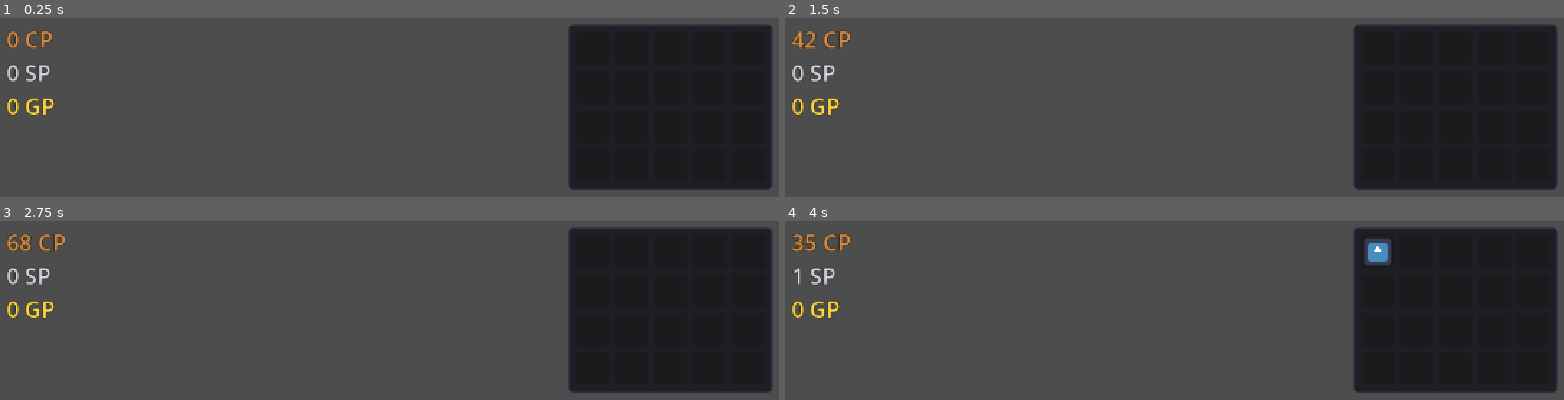
Above: before the commit, frames 1-4 (two rows, left to right).
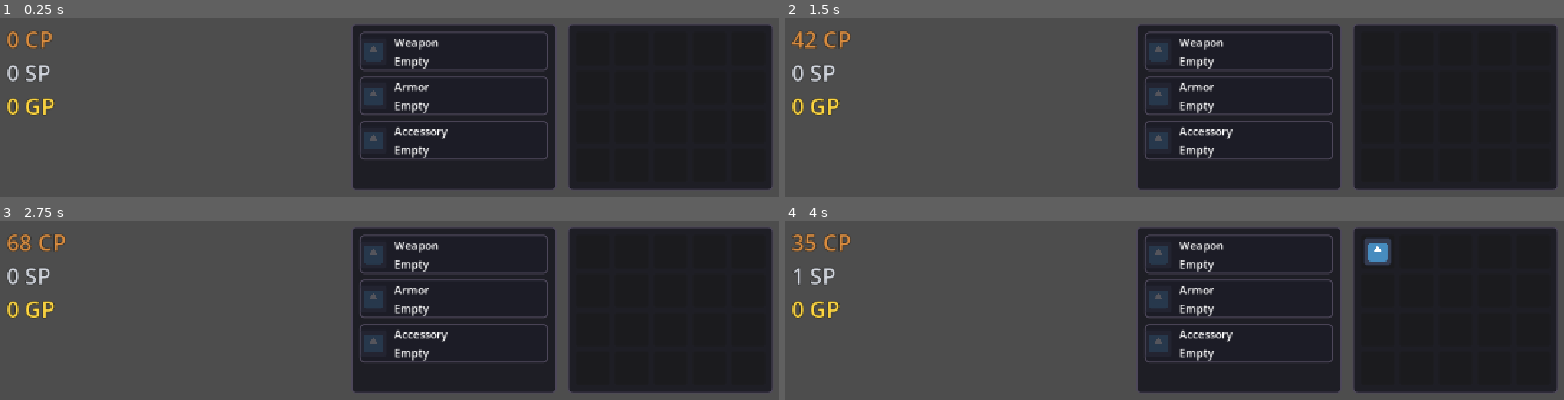
Above: after the commit, the same moments.

Repository: Aranha246/project-idle-fantasy
Game: Godot game, scene res://scenes/Main.tscn
Same seed, same stepped clock (60 frames per second), same inputs: the game is played once before the commit and once after it. The engine's default icon, where the game draws it, is replaced by a stand-in: a white triangle on a blue panel in a dark square.
Inputs:
- Up to frame 1 (0.25 s): no input
- Up to frame 2 (1.5 s): tap Enter at 0.5 s; tap Space at 1.25 s
- Up to frame 3 (2.75 s): tap Enter at 2 s
- Up to frame 4 (4 s): tap Space at 2.75 s; tap Enter at 3.5 s

The runs differ from the first frame. In frame 1, 23% of the frame differs, in the area x 45-72%, y 3-97%; in frame 2, 23%; in frame 3, 23%; in frame 4, 23%.

Commit message:
feat: implement decoupled equipment system with drag-and-drop UI

Diff:
--- a/project.godot
+++ b/project.godot
@@ -21,6 +21,7 @@
 CurrencyManager="*res://scripts/core/CurrencyManager.gd"
 IdleQuestManager="*res://scripts/core/IdleQuestManager.gd"
 InventoryManager="*res://scripts/core/InventoryManager.gd"
+EquipmentManager="*res://scripts/core/EquipmentManager.gd"
 
 [display]
 
--- /dev/null
+++ b/scenes/ui/EquipmentUI.tscn
@@ -0,0 +1,36 @@
+[gd_scene load_steps=3 format=3]
+
+[ext_resource type="Script" path="res://scripts/ui/EquipmentUI.gd" id="1_equip"]
+
+[sub_resource type="StyleBoxFlat" id="StyleBoxFlat_equipment"]
+content_margin_left = 12.0
+content_margin_top = 12.0
+content_margin_right = 12.0
+content_margin_bottom = 12.0
+bg_color = Color(0.0901961, 0.0901961, 0.121569, 0.858824)
+border_width_left = 2
+border_width_top = 2
+border_width_right = 2
+border_width_bottom = 2
+border_color = Color(0.301961, 0.278431, 0.352941, 1)
+corner_radius_top_left = 6
+corner_radius_top_right = 6
+corner_radius_bottom_right = 6
+corner_radius_bottom_left = 6
+
+[node name="EquipmentUI" type="PanelContainer"]
+anchors_preset = 1
+anchor_left = 1.0
+anchor_right = 1.0
+offset_left = -632.0
+offset_top = 24.0
+offset_right = -336.0
+offset_bottom = 264.0
+grow_horizontal = 0
+theme_override_styles/panel = SubResource("StyleBoxFlat_equipment")
+script = ExtResource("1_equip")
+
+[node name="EquipmentList" type="VBoxContainer" parent="."]
+unique_name_in_owner = true
+layout_mode = 2
+theme_override_constants/separation = 8
--- a/scripts/Main.gd
+++ b/scripts/Main.gd
@@ -10,6 +10,7 @@
 const UI_SCENES: Array[String] = [
 	"res://scenes/ui/HUD.tscn",
 	"res://scenes/ui/InventoryUI.tscn",
+	"res://scenes/ui/EquipmentUI.tscn",
 ]
 
 ## CanvasLayer level used to host UI scenes that are not one already.
--- /dev/null
+++ b/scripts/core/EquipmentManager.gd
@@ -0,0 +1,103 @@
+extends Node
+## Autoload singleton that owns the player's equipped items.
+##
+## Equipment is stored in a fixed, strongly-typed array of exactly three slots
+## (Weapon, Armor, Accessory); an empty slot is represented by `null`. This is a
+## deliberate choice over a generic Dictionary so every access is statically
+## typed. Changes are broadcast exclusively through `SignalBus.equipment_updated`,
+## keeping the UI and every other system decoupled from this manager.
+
+## Canonical slot names, ordered so the array index matches the numeric value of
+## `ItemData.EquipmentSlot`: 0 -> WEAPON, 1 -> ARMOR, 2 -> ACCESSORY.
+const SLOT_NAMES: Array[String] = ["WEAPON", "ARMOR", "ACCESSORY"]
+
+var _equipped: Array[ItemData] = []
+
+
+func _ready() -> void:
+	# All three slots start empty (`null`).
+	_equipped.resize(SLOT_NAMES.size())
+
+
+## Returns the item equipped in `slot`, or `null` when the slot is empty or the
+## slot name is invalid.
+func get_equipped(slot: String) -> ItemData:
+	var slot_index: int = _slot_index(slot)
+	if slot_index == -1:
+		return null
+	return _equipped[slot_index]
+
+
+## Equips `item` into `slot`, returning `true` only on success.
+##
+## Fails (returning `false`) when the slot name is invalid, the item is `null`
+## or not equippable, the item is not allowed in the requested slot, or the item
+## is not present in the player's inventory. Any item already occupying the slot
+## is unequipped and returned to the inventory first.
+func equip_item(item: ItemData, slot: String) -> bool:
+	var slot_index: int = _slot_index(slot)
+	if slot_index == -1:
+		push_warning("EquipmentManager: '%s' is not a valid equipment slot." % slot)
+		return false
+	if item == null:
+		push_warning("EquipmentManager: cannot equip a null item.")
+		return false
+	if not ItemData.is_valid_equipment_slot(item.equipment_slot):
+		push_warning("EquipmentManager: item '%s' is not equippable." % item.item_name)
+		return false
+	if int(item.equipment_slot) != slot_index:
+		push_warning(
+			"EquipmentManager: item '%s' cannot be equipped in the '%s' slot."
+			% [item.item_name, slot]
+		)
+		return false
+	if not is_instance_valid(InventoryManager) or not InventoryManager.has_item(item):
+		push_warning("EquipmentManager: item '%s' is not in the inventory." % item.item_name)
+		return false
+
+	# Remove the incoming item first so that a freed slot is guaranteed to exist
+	# for any item displaced from the target slot, even when the inventory is
+	# otherwise full.
+	if not InventoryManager.remove_item(item):
+		push_warning(
+			"EquipmentManager: failed to remove item '%s' from the inventory." % item.item_name
+		)
+		return false
+
+	if _equipped[slot_index] != null:
+		var displaced: ItemData = unequip_item(slot)
+		if displaced == null:
+			# Roll back so the inventory keeps the item it started with.
+			InventoryManager.add_item(item)
+			push_error("EquipmentManager: could not displace the item in slot '%s'." % slot)
+			return false
+
+	_equipped[slot_index] = item
+	SignalBus.equipment_updated.emit(slot, item)
+	return true
+
+
+## Unequips the item in `slot`, returns it to the inventory and hands the removed
+## `ItemData` back to the caller. Returns `null` when the slot is invalid or
+## empty. If the item cannot be returned to the inventory it is kept equipped
+## (returning `null`) so it is never silently destroyed.
+func unequip_item(slot: String) -> ItemData:
+	var slot_index: int = _slot_index(slot)
+	if slot_index == -1:
+		push_warning("EquipmentManager: '%s' is not a valid equipment slot." % slot)
+		return null
+	var item: ItemData = _equipped[slot_index]
+	if item == null:
+		return null
+	if not is_instance_valid(InventoryManager) or not InventoryManager.add_item(item):
+		push_error("EquipmentManager: no inventory space to unequip '%s'." % item.item_name)
+		return null
+	_equipped[slot_index] = null
+	SignalBus.equipment_updated.emit(slot, null)
+	return item
+
+
+## Returns the index of `slot` within `SLOT_NAMES`, or `-1` when the name is not
+## a valid equipment slot.
+func _slot_index(slot: String) -> int:
+	return SLOT_NAMES.find(slot)
--- a/scripts/core/IdleQuestManager.gd
+++ b/scripts/core/IdleQuestManager.gd
@@ -70,6 +70,7 @@
 	default_item.rarity = ItemData.Rarity.COMMON
 	default_item.max_stack_size = 1
 	default_item.sell_value_copper = 10
+	default_item.equipment_slot = ItemData.EquipmentSlot.WEAPON
 	return default_item
 
 
--- a/scripts/core/InventoryManager.gd
+++ b/scripts/core/InventoryManager.gd
@@ -30,3 +30,23 @@
 	_slots[empty_index] = item
 	SignalBus.inventory_updated.emit()
 	return true
+
+
+## Returns whether `item` is currently stored in any slot.
+func has_item(item: ItemData) -> bool:
+	if item == null:
+		return false
+	return _slots.has(item)
+
+
+## Removes `item` from the inventory and returns whether it was found.
+## The matching slot is cleared and `SignalBus.inventory_updated` is emitted.
+func remove_item(item: ItemData) -> bool:
+	if item == null:
+		return false
+	var index: int = _slots.find(item)
+	if index == -1:
+		return false
+	_slots[index] = null
+	SignalBus.inventory_updated.emit()
+	return true
--- a/scripts/core/SignalBus.gd
+++ b/scripts/core/SignalBus.gd
@@ -18,3 +18,8 @@
 ## Emitted when a defeated enemy drops an item, with the drop position used
 ## for in-game feedback.
 signal item_dropped(item_data: ItemData, drop_position: Vector2)
+
+## Emitted whenever a piece of equipment changes. `slot_name` identifies the
+## modified equipment slot and `item_data` is the newly equipped item, or `null`
+## when the slot was cleared (unequipped).
+signal equipment_updated(slot_name: String, item_data: ItemData)
--- a/scripts/resources/ItemData.gd
+++ b/scripts/resources/ItemData.gd
@@ -20,6 +20,17 @@
 	LEGENDARY,
 }
 
+## Equipment slots an item may be assigned to.
+## `NONE` marks an item as not equippable; only `WEAPON`, `ARMOR` and
+## `ACCESSORY` are valid equipment slots and are validated by
+## `is_valid_equipment_slot()` before any equipment operation.
+enum EquipmentSlot {
+	NONE = -1,
+	WEAPON = 0,
+	ARMOR = 1,
+	ACCESSORY = 2,
+}
+
 @export var item_id: StringName = &""
 @export var item_name: String = ""
 @export var item_icon: Texture2D
@@ -27,3 +38,43 @@
 @export var rarity: Rarity = Rarity.COMMON
 @export var max_stack_size: int = 1
 @export var sell_value_copper: int = 0
+
+## The equipment slot this item may be equipped in. Keep it `EquipmentSlot.NONE`
+## (the default) for anything that is not equippable.
+@export var equipment_slot: EquipmentSlot = EquipmentSlot.NONE
+
+
+## Returns `true` only for the three valid equipment slots, guarding every
+## equipment operation against invalid slot assignments.
+static func is_valid_equipment_slot(slot: EquipmentSlot) -> bool:
+	return (
+		slot == EquipmentSlot.WEAPON
+		or slot == EquipmentSlot.ARMOR
+		or slot == EquipmentSlot.ACCESSORY
+	)
+
+
+## Converts a canonical slot name (as used by `EquipmentManager`) into its enum
+## value, or `EquipmentSlot.NONE` when the name is not a valid equipment slot.
+static func slot_from_name(slot_name: String) -> EquipmentSlot:
+	match slot_name:
+		"WEAPON":
+			return EquipmentSlot.WEAPON
+		"ARMOR":
+			return EquipmentSlot.ARMOR
+		"ACCESSORY":
+			return EquipmentSlot.ACCESSORY
+	return EquipmentSlot.NONE
+
+
+## Converts an equipment slot enum value into its canonical name, or an empty
+## string when the value is not a valid equipment slot.
+static func slot_to_name(slot: EquipmentSlot) -> String:
+	match slot:
+		EquipmentSlot.WEAPON:
+			return "WEAPON"
+		EquipmentSlot.ARMOR:
+			return "ARMOR"
+		EquipmentSlot.ACCESSORY:
+			return "ACCESSORY"
+	return ""
--- /dev/null
+++ b/scripts/ui/EquipmentSlotUI.gd
@@ -0,0 +1,134 @@
+class_name EquipmentSlotUI
+extends ItemSlotUI
+## A single equipment slot widget.
+##
+## Shows the slot label plus the equipped item's icon and name, and supports
+## drag & drop: the equipped item can be dragged back to the inventory and a
+## compatible inventory item can be dropped here to equip it.
+
+const SLOT_MIN_SIZE: Vector2 = Vector2(232.0, 56.0)
+const SLOT_ICON_SIZE: float = 40.0
+const SLOT_CONTENT_MARGIN: float = 8.0
+const EMPTY_BACKGROUND_MODULATE: Color = Color(1.0, 1.0, 1.0, 0.25)
+
+## Canonical slot name (e.g. "WEAPON") understood by `EquipmentManager`.
+var slot_name: String = ""
+
+## Human readable label for the slot (e.g. "Weapon").
+var slot_label: String = ""
+
+var _item_icon: TextureRect
+var _empty_background: TextureRect
+var _name_label: Label
+
+
+func _ready() -> void:
+	custom_minimum_size = SLOT_MIN_SIZE
+	mouse_filter = Control.MOUSE_FILTER_STOP
+	add_theme_stylebox_override("panel", _build_slot_stylebox())
+	_build_children()
+	refresh()
+
+
+## Re-reads the equipped item from `EquipmentManager` (the single source of
+## truth) and updates the icon, name and tooltip accordingly.
+func refresh() -> void:
+	item = EquipmentManager.get_equipped(slot_name)
+	if item != null:
+		_item_icon.texture = resolve_item_icon(item)
+		_item_icon.visible = true
+		_empty_background.visible = false
+		_name_label.text = item.item_name
+		tooltip_text = format_item_tooltip(item)
+	else:
+		_item_icon.texture = null
+		_item_icon.visible = false
+		_empty_background.visible = true
+		_name_label.text = "Empty"
+		tooltip_text = ""
+
+
+func _get_drag_data(_at_position: Vector2) -> Variant:
+	if item == null:
+		return null
+	attach_drag_preview(item)
+	return {"item": item, "source": "equipment", "slot": slot_name}
+
+
+func _can_drop_data(_at_position: Vector2, data: Variant) -> bool:
+	if typeof(data) != TYPE_DICTIONARY:
+		return false
+	var payload: Dictionary = data
+	if payload.get("source", "") != "inventory":
+		return false
+	var dropped: ItemData = payload.get("item")
+	if dropped == null:
+		return false
+	# Only items whose allowed slot matches this slot may be dropped here.
+	return dropped.equipment_slot == ItemData.slot_from_name(slot_name)
+
+
+func _drop_data(_at_position: Vector2, data: Variant) -> void:
+	var payload: Dictionary = data
+	var dropped: ItemData = payload.get("item")
+	if dropped == null:
+		return
+	EquipmentManager.equip_item(dropped, slot_name)
+
+
+func _build_slot_stylebox() -> StyleBoxFlat:
+	var style: StyleBoxFlat = StyleBoxFlat.new()
+	style.bg_color = Color(0.109804, 0.109804, 0.14902, 0.901961)
+	style.border_color = Color(0.301961, 0.278431, 0.352941, 1.0)
+	style.set_border_width_all(2)
+	style.set_corner_radius_all(6)
+	style.content_margin_left = SLOT_CONTENT_MARGIN
+	style.content_margin_top = SLOT_CONTENT_MARGIN
+	style.content_margin_right = SLOT_CONTENT_MARGIN
+	style.content_margin_bottom = SLOT_CONTENT_MARGIN
+	return style
+
+
+func _build_children() -> void:
+	var hbox: HBoxContainer = HBoxContainer.new()
+	hbox.set_anchors_preset(Control.PRESET_FULL_RECT)
+	hbox.add_theme_constant_override("separation", 10)
+	hbox.mouse_filter = Control.MOUSE_FILTER_IGNORE
+	add_child(hbox)
+
+	# Icon area: an empty background texture behind the equipped item's icon.
+	var icon_holder: Control = Control.new()
+	icon_holder.custom_minimum_size = Vector2(SLOT_ICON_SIZE, SLOT_ICON_SIZE)
+	icon_holder.mouse_filter = Control.MOUSE_FILTER_IGNORE
+	hbox.add_child(icon_holder)
+
+	_empty_background = TextureRect.new()
+	_empty_background.texture = DEFAULT_ITEM_ICON
+	_empty_background.set_anchors_preset(Control.PRESET_FULL_RECT)
+	_empty_background.expand_mode = TextureRect.EXPAND_IGNORE_SIZE
+	_empty_background.stretch_mode = TextureRect.STRETCH_KEEP_ASPECT_CENTERED
+	_empty_background.modulate = EMPTY_BACKGROUND_MODULATE
+	_empty_background.mouse_filter = Control.MOUSE_FILTER_IGNORE
+	icon_holder.add_child(_empty_background)
+
+	_item_icon = TextureRect.new()
+	_item_icon.set_anchors_preset(Control.PRESET_FULL_RECT)
+	_item_icon.expand_mode = TextureRect.EXPAND_IGNORE_SIZE
+	_item_icon.stretch_mode = TextureRect.STRETCH_KEEP_ASPECT_CENTERED
+	_item_icon.mouse_filter = Control.MOUSE_FILTER_IGNORE
+	icon_holder.add_child(_item_icon)
+
+	var text_box: VBoxContainer = VBoxContainer.new()
+	text_box.size_flags_horizontal = Control.SIZE_EXPAND_FILL
+	text_box.alignment = BoxContainer.ALIGNMENT_CENTER
+	text_box.mouse_filter = Control.MOUSE_FILTER_IGNORE
+	hbox.add_child(text_box)
+
+	var slot_label_node: Label = Label.new()
+	slot_label_node.text = slot_label
+	slot_label_node.mouse_filter = Control.MOUSE_FILTER_IGNORE
+	text_box.add_child(slot_label_node)
+
+	_name_label = Label.new()
+	_name_label.mouse_filter = Control.MOUSE_FILTER_IGNORE
+	text_box.add_child(_name_label)
--- /dev/null
+++ b/scripts/ui/EquipmentUI.gd
@@ -0,0 +1,36 @@
+extends PanelContainer
+## Equipment panel: builds the three equipment slots and keeps them in sync with
+## the global equipment state purely through `SignalBus.equipment_updated`.
+
+## Canonical slot names understood by `EquipmentManager`, in display order.
+const SLOT_NAMES: Array[String] = ["WEAPON", "ARMOR", "ACCESSORY"]
+
+## Human readable labels shown next to each slot.
+const SLOT_LABELS: Array[String] = ["Weapon", "Armor", "Accessory"]
+
+@onready var _list: VBoxContainer = %EquipmentList
+
+var _slots: Array[EquipmentSlotUI] = []
+
+
+func _ready() -> void:
+	SignalBus.equipment_updated.connect(_on_equipment_updated)
+	_build_slots()
+
+
+func _build_slots() -> void:
+	for i: int in SLOT_NAMES.size():
+		var slot: EquipmentSlotUI = EquipmentSlotUI.new()
+		slot.slot_name = SLOT_NAMES[i]
+		slot.slot_label = SLOT_LABELS[i]
+		_list.add_child(slot)
+		_slots.append(slot)
+
+
+## Refreshes the slot that changed. Every slot reads its state from
+## `EquipmentManager`, so only the affected slot needs to be updated.
+func _on_equipment_updated(slot_name: String, _item_data: ItemData) -> void:
+	for slot: EquipmentSlotUI in _slots:
+		if slot.slot_name == slot_name:
+			slot.refresh()
+			return
--- /dev/null
+++ b/scripts/ui/InventorySlotUI.gd
@@ -0,0 +1,63 @@
+class_name InventorySlotUI
+extends ItemSlotUI
+## A single inventory grid slot.
+##
+## Displays the item stored at the matching inventory index and supports drag &
+## drop: items can be dragged out of the slot, and an item dragged here from an
+## equipment slot is unequipped back into the inventory.
+
+const SLOT_SIZE: float = 48.0
+
+var _icon: TextureRect
+
+
+func _ready() -> void:
+	custom_minimum_size = Vector2(SLOT_SIZE, SLOT_SIZE)
+	mouse_filter = Control.MOUSE_FILTER_STOP
+
+	# The icon ignores mouse input so the slot panel receives hover and drag
+	# events (tooltips and drag-start are handled by this panel).
+	_icon = TextureRect.new()
+	_icon.set_anchors_preset(Control.PRESET_FULL_RECT)
+	_icon.offset_left = SLOT_ICON_MARGIN
+	_icon.offset_top = SLOT_ICON_MARGIN
+	_icon.offset_right = -SLOT_ICON_MARGIN
+	_icon.offset_bottom = -SLOT_ICON_MARGIN
+	_icon.expand_mode = TextureRect.EXPAND_IGNORE_SIZE
+	_icon.stretch_mode = TextureRect.STRETCH_KEEP_ASPECT_CENTERED
+	_icon.mouse_filter = Control.MOUSE_FILTER_IGNORE
+	add_child(_icon)
+
+
+## Updates the slot to display `new_item`, or clears it when `new_item` is null.
+func set_item(new_item: ItemData) -> void:
+	item = new_item
+	if new_item != null:
+		_icon.texture = resolve_item_icon(new_item)
+		tooltip_text = format_item_tooltip(new_item)
+	else:
+		_icon.texture = null
+		tooltip_text = ""
+
+
+func _get_drag_data(_at_position: Vector2) -> Variant:
+	if item == null:
+		return null
+	attach_drag_preview(item)
+	return {"item": item, "source": "inventory", "slot": ""}
+
+
+func _can_drop_data(_at_position: Vector2, data: Variant) -> bool:
+	# Only items dragged out of an equipment slot can be dropped here (unequip).
+	if typeof(data) != TYPE_DICTIONARY:
+		return false
+	var payload: Dictionary = data
+	return payload.get("source", "") == "equipment"
+
+
+func _drop_data(_at_position: Vector2, data: Variant) -> void:
+	var payload: Dictionary = data
+	var slot_name: String = payload.get("slot", "")
+	if slot_name == "":
+		return
+	EquipmentManager.unequip_item(slot_name)
--- a/scripts/ui/InventoryUI.gd
+++ b/scripts/ui/InventoryUI.gd
@@ -3,19 +3,10 @@
 ## the global `SignalBus.inventory_updated` signal fires.
 
 const SLOT_COUNT: int = 20
-const SLOT_SIZE: float = 48.0
-const SLOT_ICON_MARGIN: float = 4.0
-
-## Placeholder shown whenever an item has no `item_icon` assigned (for example
-## items generated at runtime such as the default 'Rusty Dagger' loot).
-## `icon.svg` imports as a `CompressedTexture2D`, which is a `Texture2D`, so it
-## is safe to assign directly to any slot's `TextureRect.texture`.
-const DEFAULT_ITEM_ICON: Texture2D = preload("res://icon.svg")
 
 @onready var _grid: GridContainer = %InventoryGrid
 
-var _slot_icons: Array[TextureRect] = []
-var _slot_panels: Array[Panel] = []
+var _slots: Array[InventorySlotUI] = []
 
 
 func _ready() -> void:
@@ -26,23 +17,9 @@
 
 func _build_slots() -> void:
 	for i: int in SLOT_COUNT:
-		var slot: Panel = Panel.new()
-		slot.custom_minimum_size = Vector2(SLOT_SIZE, SLOT_SIZE)
-
-		var icon: TextureRect = TextureRect.new()
-		icon.set_anchors_preset(Control.PRESET_FULL_RECT)
-		icon.offset_left = SLOT_ICON_MARGIN
-		icon.offset_top = SLOT_ICON_MARGIN
-		icon.offset_right = -SLOT_ICON_MARGIN
-		icon.offset_bottom = -SLOT_ICON_MARGIN
-		icon.expand_mode = TextureRect.EXPAND_IGNORE_SIZE
-		icon.stretch_mode = TextureRect.STRETCH_KEEP_ASPECT_CENTERED
-		icon.mouse_filter = Control.MOUSE_FILTER_IGNORE
-
-		slot.add_child(icon)
+		var slot: InventorySlotUI = InventorySlotUI.new()
 		_grid.add_child(slot)
-		_slot_panels.append(slot)
-		_slot_icons.append(icon)
+		_slots.append(slot)
 
 
 func _on_inventory_updated() -> void:
@@ -51,39 +28,8 @@
 
 func _refresh_slots() -> void:
 	var items: Array[ItemData] = InventoryManager.get_slots()
-	for i: int in _slot_icons.size():
-		var icon: TextureRect = _slot_icons[i]
-		var slot: Panel = _slot_panels[i]
+	for i: int in _slots.size():
 		var item: ItemData = null
 		if i < items.size():
 			item = items[i]
-		if item != null:
-			icon.texture = _resolve_icon(item)
-			slot.tooltip_text = _format_tooltip(item)
-		else:
-			icon.texture = null
-			slot.tooltip_text = ""
-
-
-## Builds the multi-line metadata tooltip shown when hovering an occupied slot.
-## Enum names are read from the `ItemData` enum dictionaries and title-cased so
-## the display stays in sync automatically if new types or rarities are added.
-func _format_tooltip(item: ItemData) -> String:
-	var type_name: String = ItemData.ItemType.keys()[item.item_type].capitalize()
-	var rarity_name: String = ItemData.Rarity.keys()[item.rarity].capitalize()
-	return "Name: %s\nType: %s\nRarity: %s\nSell Value: %d CP" % [
-		item.item_name,
-		type_name,
-		rarity_name,
-		item.sell_value_copper,
-	]
-
-
-## Returns the item's own icon, or the shared placeholder when none is assigned.
-## Runtime-generated loot (e.g. the default 'Rusty Dagger') has a null
-## `item_icon`, so this guarantees every occupied slot renders a texture instead
-## of a blank cell and without logging missing-resource errors.
-func _resolve_icon(item: ItemData) -> Texture2D:
-	if item.item_icon != null:
-		return item.item_icon
-	return DEFAULT_ITEM_ICON
+		_slots[i].set_item(item)
--- /dev/null
+++ b/scripts/ui/ItemSlotUI.gd
@@ -0,0 +1,59 @@
+class_name ItemSlotUI
+extends Panel
+## Shared base class for the inventory and equipment slot widgets.
+##
+## Centralises the common item presentation helpers (icon fallback, tooltip
+## formatting and drag preview) so both slot types render items consistently and
+## duplicate no logic.
+
+const SLOT_ICON_MARGIN: float = 4.0
+
+## Placeholder shown whenever an item has no `item_icon` assigned (for example
+## items generated at runtime such as the default 'Rusty Dagger' loot).
+## `icon.svg` imports as a `CompressedTexture2D`, which is a `Texture2D`, so it
+## is safe to assign directly to any slot's `TextureRect.texture`.
+const DEFAULT_ITEM_ICON: Texture2D = preload("res://icon.svg")
+
+## Item currently displayed by this slot (`null` when the slot is empty).
+var item: ItemData = null
+
+
+## Returns the item's own icon, or the shared placeholder when none is assigned.
+func resolve_item_icon(source_item: ItemData) -> Texture2D:
+	if source_item.item_icon != null:
+		return source_item.item_icon
+	return DEFAULT_ITEM_ICON
+
+
+## Builds the multi-line metadata tooltip shown when hovering an occupied slot.
+## Enum names are read from the `ItemData` enum dictionaries and title-cased so
+## the display stays in sync automatically if new types or rarities are added.
+func format_item_tooltip(source_item: ItemData) -> String:
+	var type_name: String = ItemData.ItemType.keys()[source_item.item_type].capitalize()
+	var rarity_name: String = ItemData.Rarity.keys()[source_item.rarity].capitalize()
+	return "Name: %s\nType: %s\nRarity: %s\nSell Value: %d CP" % [
+		source_item.item_name,
+		type_name,
+		rarity_name,
+		source_item.sell_value_copper,
+	]
+
+
+## Builds the small preview control shown while an item is being dragged.
+func build_drag_preview(source_item: ItemData) -> Control:
+	var preview: TextureRect = TextureRect.new()
+	preview.texture = resolve_item_icon(source_item)
+	preview.custom_minimum_size = Vector2(48.0, 48.0)
+	preview.expand_mode = TextureRect.EXPAND_IGNORE_SIZE
+	preview.stretch_mode = TextureRect.STRETCH_KEEP_ASPECT_CENTERED
+	return preview
+
+
+## Attaches the drag preview. Godot's `Viewport` only accepts a preview while a
+## drag is actually running (it enforces the very same `gui_is_dragging()` check
+## internally), so guarding on it keeps real drags working unchanged while
+## direct calls to the drag handlers stay silent instead of logging an error.
+func attach_drag_preview(source_item: ItemData) -> void:
+	var viewport: Viewport = get_viewport()
+	if viewport != null and viewport.gui_is_dragging():
+		set_drag_preview(build_drag_preview(source_item))
Not shown, added: scripts/core/EquipmentManager.gd.uid
Not shown, added: scripts/ui/EquipmentSlotUI.gd.uid
Not shown, added: scripts/ui/EquipmentUI.gd.uid
Not shown, added: scripts/ui/InventorySlotUI.gd.uid
Not shown, added: scripts/ui/ItemSlotUI.gd.uid
